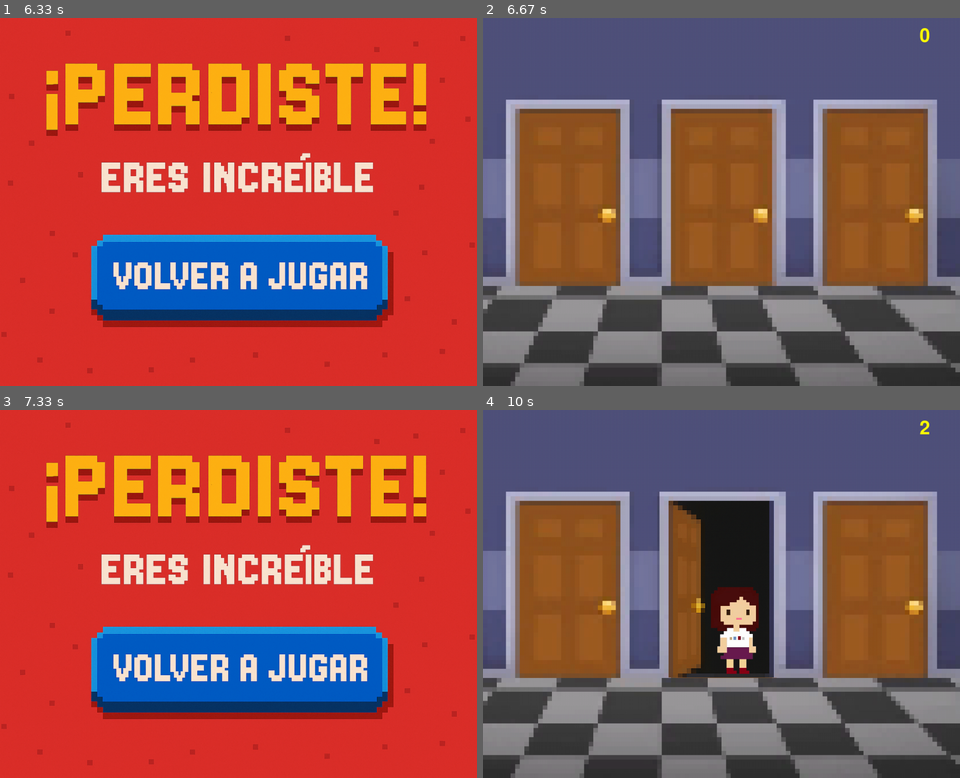
Above: before the commit, frames 1-4 (two rows, left to right).
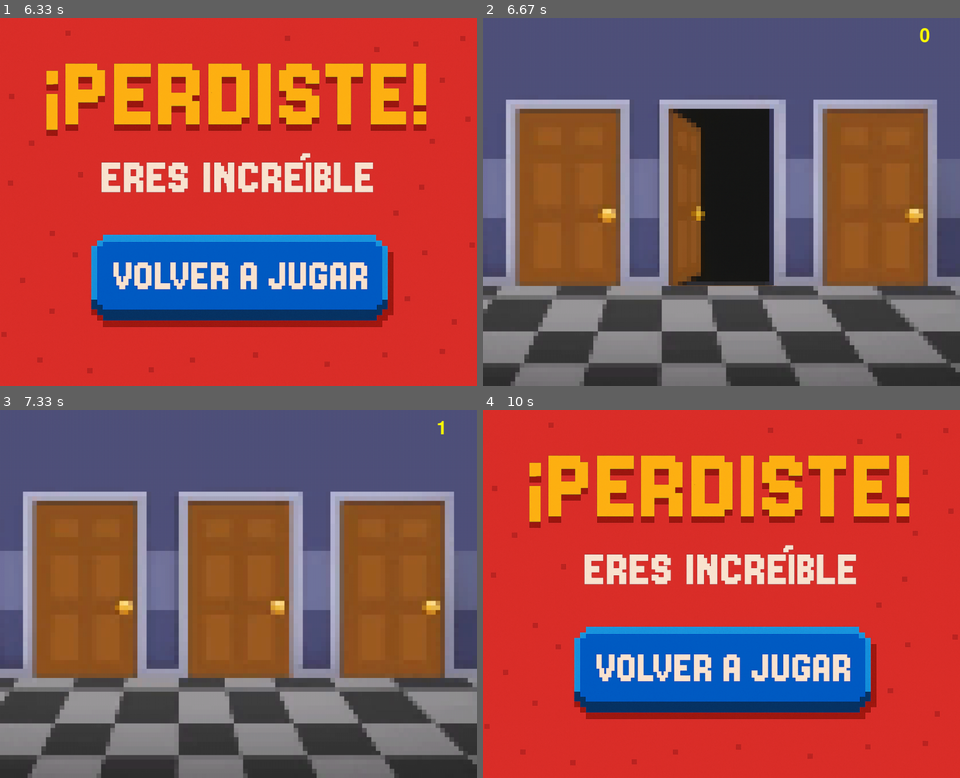
Above: after the commit, the same moments.

Repository: Natalia-Diaz31/-Soul-the-Hidden-Haydee-
Game: pygame game, started from Soul and The Hidden Haydee!/main.py
The game is run twice, just before and just after one commit, with the same random seed, the same clock (stepped at 60 frames per second) and the same inputs.
Inputs (mouse positions are in pixels of both pictures, inside the frame that each line leads up to):
- Up to frame 1 (6.33 s): click (238, 345) at 0.38 s; click (257, 187) at 6.22 s
- Up to frame 2 (6.67 s): click (721, 279) at 6.55 s
- Up to frame 3 (7.33 s): click (367, 634) at 6.88 s
- Up to frame 4 (10 s): click (573, 616) at 7.72 s; click (750, 697) at 8.05 s; click (568, 594) at 8.38 s; click (807, 715) at 8.72 s; click (721, 594) at 9.05 s; click (754, 535) at 9.38 s; click (564, 516) at 9.72 s

Frame 1 is identical in both runs. In frame 2, 8.9% of the frame differs, in the area x 37-62%, y 22-73%; in frame 3, 100%, in the area x 0-100%, y 0-100%; in frame 4, 100%.

Commit message:
Juego.py

Diff:
--- a/Soul and The Hidden Haydee!/Juego.py
+++ b/Soul and The Hidden Haydee!/Juego.py
@@ -3,21 +3,25 @@
 import Victoria
 
 def jugar_nivel(pantalla):
-# Para puntaje
-    fuente = pygame.font.SysFont(None, 60) # declaramos la fuente y el tamaño
+# Esta sección de código establece el puntaje y la forma en que aparece en pantalla.
+    fuente = pygame.font.SysFont(None, 60)
     puntaje = 0
 
-# Configuramos la pantalla
+# Configuración de la pantalla.
     pantalla = pygame.display.set_mode((1038, 802))
     pygame.display.set_caption("Soul and The Hidden Haydee!")
 
-#Imagenes
-    background = pygame.image.load("puertaspixel.png").convert()# Imagen de fondo
-#cargamos las imagenes que se van a sobreponer en la imagen del fondo para simular una animación
+# Esta sección de código es para todo lo relacionado a las imágenes del juego.
+
+    background = pygame.image.load("puertaspixel.png").convert() # Esta es la imagen de fondo
+
+# Estas líneas son las imágenes del juego en sí, que se sobrepondrán a la imagen del fondo
+# para simular una animación.
     puerta_abierta = pygame.image.load("puerta_abierta.png").convert_alpha()
     puerta_haydee = pygame.image.load("puerta_haydee.png").convert_alpha()
 
-# Declaramos las medidas que tienen las puertas, para que el jugador pueda hacer clic sobre estas y generar una interacción.
+# Aquí se declaran las medidas que tienen las puertas,
+# para que el jugador pueda hacer clic sobre estas y generar una interacción.
 
     puerta1 = pygame.Rect(85, 212, 205, 380)
     puerta2 = pygame.Rect(416, 212, 205, 380)
@@ -25,67 +29,52 @@
 
     puertas = [puerta1, puerta2, puerta3]
 
-    """# Para establacer las medidas antereriores dibujamos rectagulos en la pantalla para verificar que las coordenas estaban correctas o irlas modificando.
-    #pygame.draw.rect(pantalla, (255, 0, 0), puerta1, 3)
-    #pygame.draw.rect(pantalla, (255, 0, 0), puerta2, 3)
-    #pygame.draw.rect(pantalla, (255, 0, 0), puerta3, 3)
     """
 
-# Elegimos de manera aleatoria que puerta sera en donde estara Haydee
+    Para establacer las medidas anteriores, se dibujaron rectángulos en la pantalla
+    para verificar que las coordenadas estuvieran correctas o modificarlas de ser necesario.
+
+    pygame.draw.rect(pantalla, (255, 0, 0), puerta1, 3)
+    pygame.draw.rect(pantalla, (255, 0, 0), puerta2, 3)
+    pygame.draw.rect(pantalla, (255, 0, 0), puerta3, 3)
+
+    """
+
+# Esta línea de código randomiza la ubicación de Haydee.
     correcta = random.randint(0, 2)
 
-#Estado: todas cerradas al inicio
+# Esta línea de código hace que todas las puertas estén cerradas al inicio.
     abiertas = [False, False, False]
 
-#Bucle principal
+# Bucle principal
     running = True
     while running:
 
+        # Esta sección es específica por si el jugador cierra la ventana del juego.
         for event in pygame.event.get():
-            if event.type == pygame.QUIT: # estas tres lineas de codigo nos ayudan a poder cerrar la ventana
+            if event.type == pygame.QUIT:
                 sys.exit()
 
+            # Esta sección es para abrir las puertas si el jugador da clic en ellas.
             if event.type == pygame.MOUSEBUTTONDOWN:
                 for i, puerta in enumerate(puertas):
                     if puerta.collidepoint(event.pos):
-                        abiertas[i] = True  # Se abre esta
+                        abiertas[i] = True
 
-                        #Aumentamos o disminuimos el puntaje
+                        # Aquí aumenta o disminuye el puntaje dependiendo si el jugador acierta o falla.
                         if i == correcta:
                             puntaje += 1
 
-                            # Mostrar a Haydee en la puerta correcta antes de reiniciar
-                            rect_haydee = puerta_haydee.get_rect(center=puertas[i].center)
-                            rect_haydee.y -= 22
-                            pantalla.blit(background, (0, 0))
-                            for j, p in enumerate(puertas):
-                                if abiertas[j]:
-                                    if j == correcta:
-                                        pantalla.blit(puerta_haydee, rect_haydee)
-                                    else:
-                                        rect_abierta = puerta_abierta.get_rect(center=p.center)
-                                        rect_abierta.y -= 22
-                                        pantalla.blit(puerta_abierta, rect_abierta)
-                            texto = fuente.render(str(puntaje), True, (255, 255, 0))
-                            pantalla.blit(texto, (950, 20))
-                            pygame.display.flip()
-
-                            pygame.time.delay(800)  # 👈 Pausa para que se vea Haydee
-
-                        # Como sumamos un punto reiniciamos las puertas y podremos elegir una nueva.
+                        # Al sumar un punto, se reinician las puertas y se podrá elegir una nueva.
                             abiertas = [False, False, False]
                             correcta = random.randint(0, 2)
 
-                            # Si llega a 5 puntos sale la pantalla de Victoria
+                            # Si llega a 5 puntos saldrá la pantalla de Victoria.
                             if puntaje >= 5:
                                 Victoria.mostrar_victoria(pantalla)
 
                         else:
-                            Perdiste.mostrar_perdiste(pantalla) #Aquí llamamos la pantalla de perdiste
-                            puntaje=0 # reiniciamos el puntaje
-                            abiertas = [False, False, False]  # cerramos puertas
-                            correcta = random.randint(0, 2)   # nueva puerta correcta
-
+                            Perdiste.mostrar_perdiste(pantalla) # Aquí se llama a la pantalla de perdiste.
 
         pantalla.blit(background, (0, 0))
 
@@ -103,8 +92,8 @@
                     rect_abierta.y -= 22  # Ajuste vertical de la imagen
                     pantalla.blit(puerta_abierta, rect_abierta)
 
-        # Establecimos el texto del puntaje en la pantalla
+        # Aquí se estableció el texto del puntaje obtenido y sus coordenadas.
         texto = fuente.render(str(puntaje), True, (255, 255, 0))
-        pantalla.blit(texto, (950, 20))# coordenadas de donde estara el puntaje
+        pantalla.blit(texto, (950, 20))
 
         pygame.display.flip()
